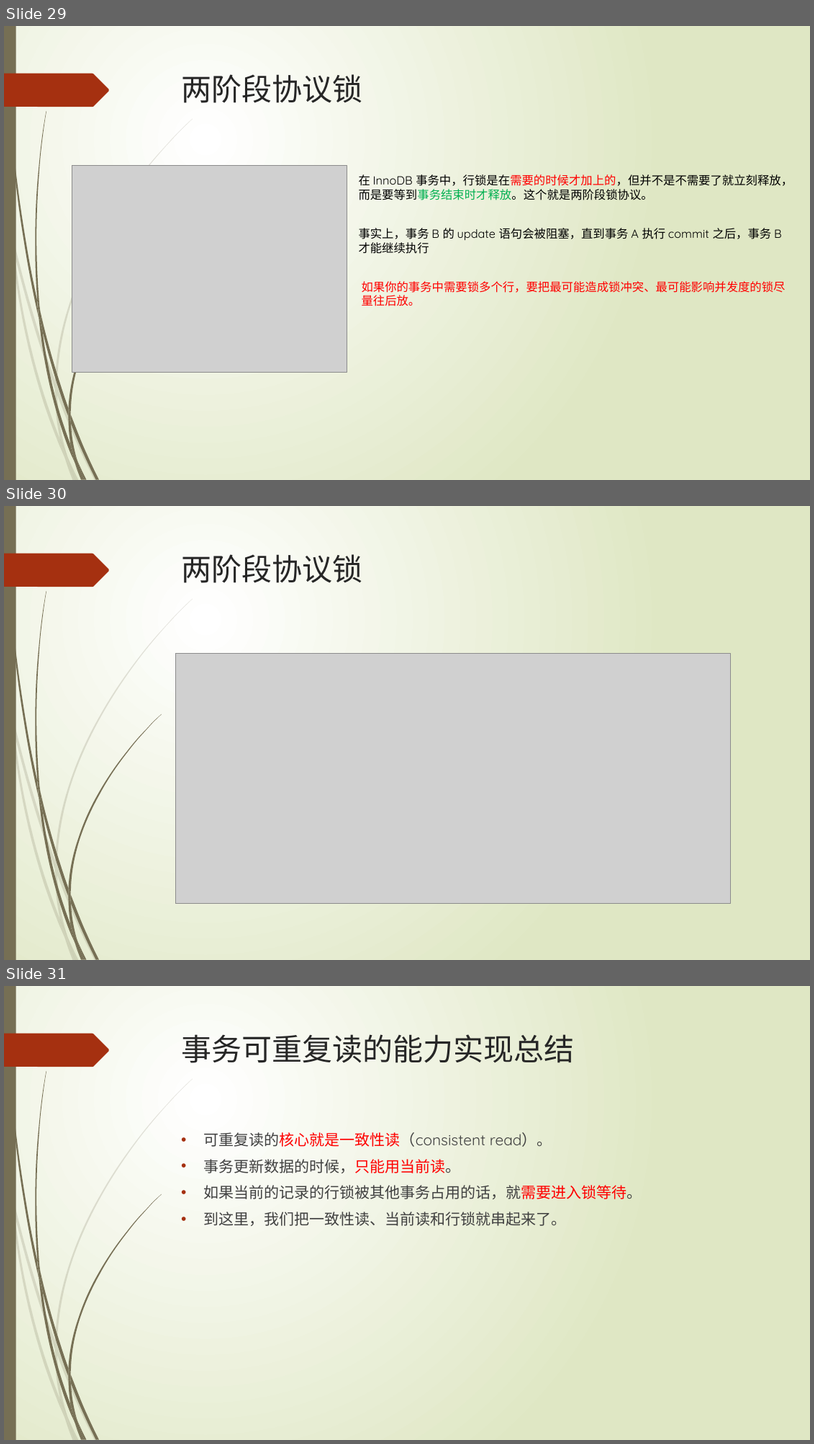
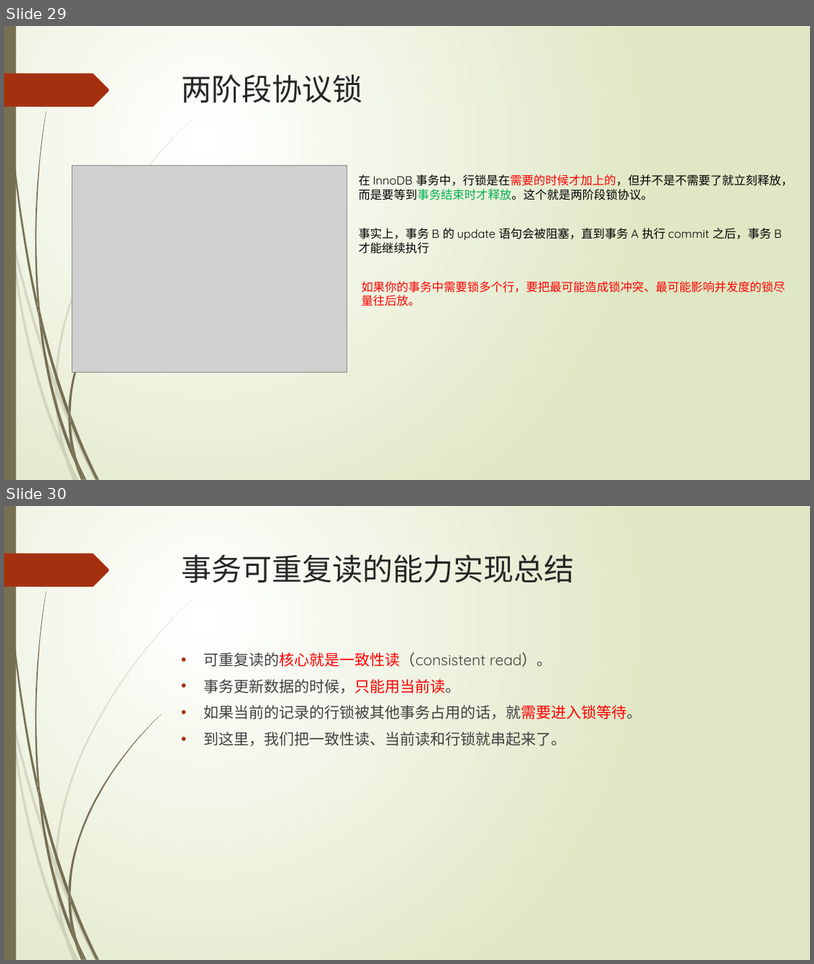
Before and after one commit to TopSpoofer/learning, a slide deck: mysql/mysql的事务实现.pptx. Shown one above the other, each under a label of ours: slides 29, 30 and 31 before the commit, slides 29 and 30 after it. The pictures are 814x1444 and 814x964 pixels, drawn with LibreOffice and Linux fonts; fonts in the diff are those of the drawing; grey boxes stand for pictures. Boxes give left, top, right and bottom in pixels: in the first picture for what was removed or moved away, otherwise in the second. Text is boxed around its words. In the diff, an @@ line names an element or a change of style, - is before the commit and + after.

```diff
--- a/mysql/mysql的事务实现.pptx
+++ b/mysql/mysql的事务实现.pptx
@@ slide 30 removed at [4, 506, 810, 960], background gradient #FFFFFF to #DFE8C4; not listed: 24 template elements that a slide beside it also shows @@
@@ title removed at [182, 554, 363, 583] @@
-两阶段协议锁
@@ picture removed at [176, 654, 731, 903] @@
@@ what was slide 31 is now slide 30 @@
```
Also in this commit, not shown: 6 slides changed, 1 slide added.
